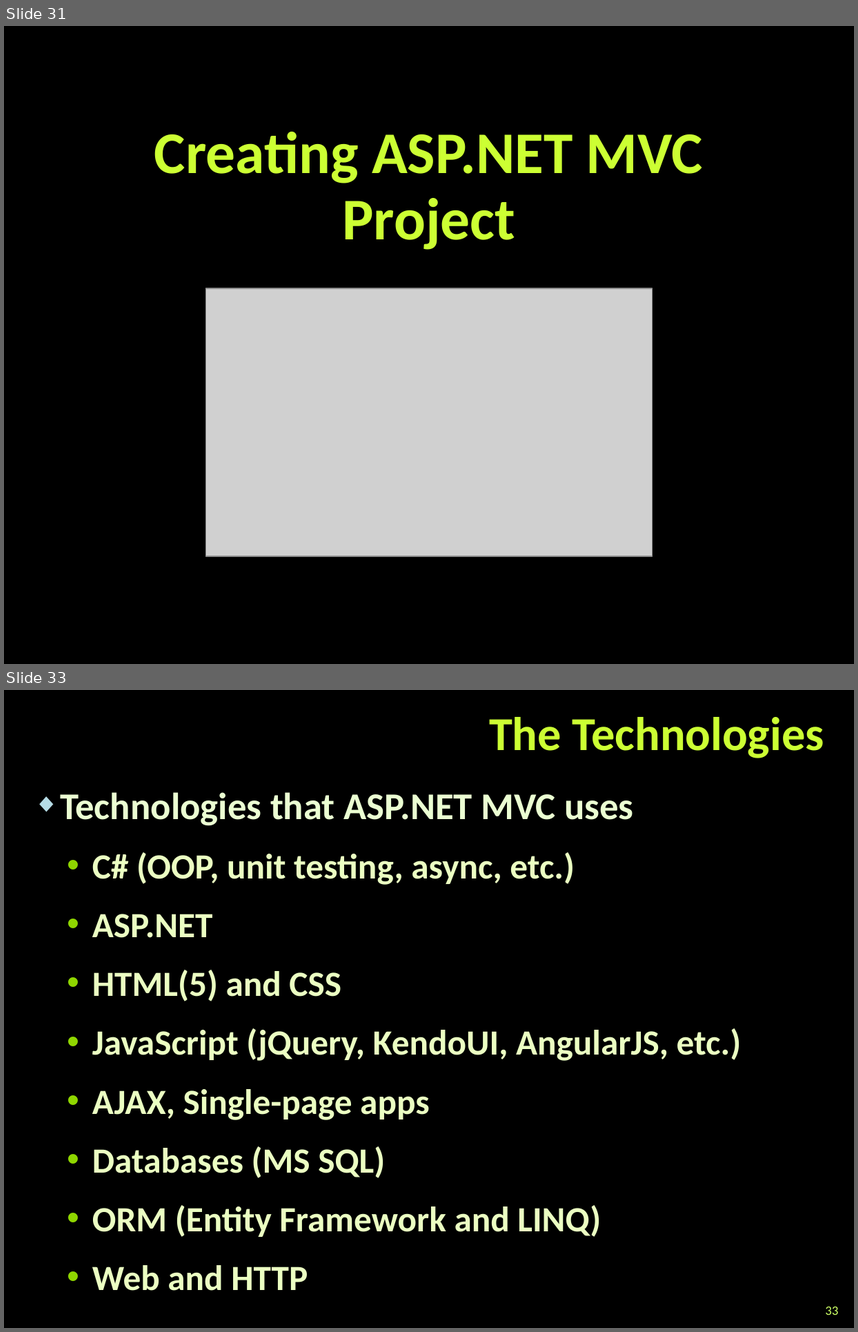
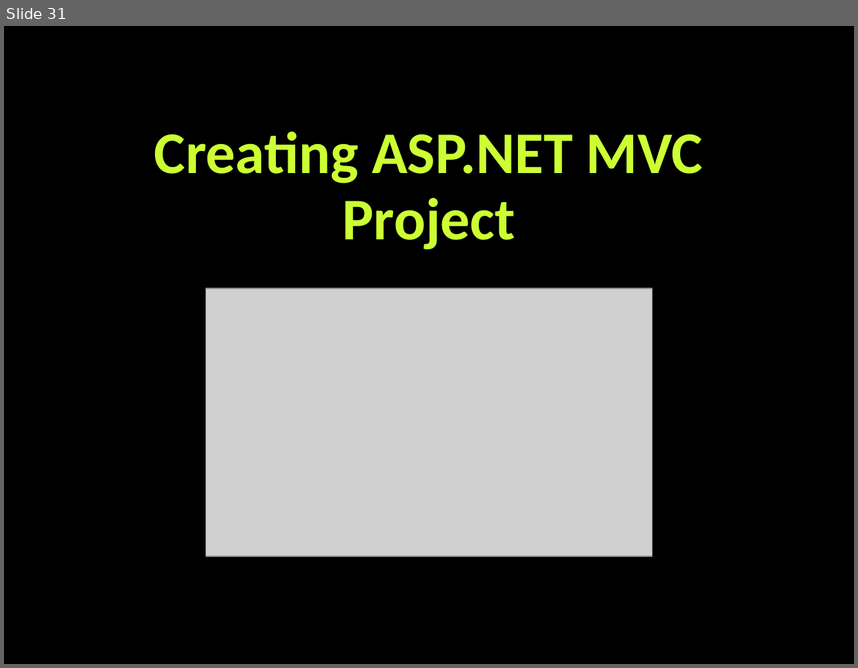
Before and after one commit to TelerikAcademy/ASP.NET-MVC, a slide deck: 01. Introduction-to-ASP.NET-MVC/Introduction to ASP.NET MVC.pptx. Shown one above the other, each under a label of ours: slides 31 and 33 before the commit, slide 31 after it; the slides between them are not shown. The pictures are 858x1332 and 858x668 pixels, drawn with LibreOffice and Linux fonts; fonts in the diff are those of the drawing; grey boxes stand for pictures; background and template pictures are left out. Boxes give left, top, right and bottom in pixels: in the first picture for what was removed or moved away, otherwise in the second. Text is boxed around its words. In the diff, an @@ line names an element or a change of style, - is before the commit and + after.

```diff
--- a/01. Introduction-to-ASP.NET-MVC/Introduction to ASP.NET MVC.pptx
+++ b/01. Introduction-to-ASP.NET-MVC/Introduction to ASP.NET MVC.pptx
@@ slide 33 removed at <box>4,690,854,1328</box>, background picture (left out) @@
@@ title removed at <box>489,717,824,758</box> @@
-The Technologies
@@ text removed at <box>60,792,742,1290</box> @@
-◆ Technologies that ASP.NET MVC uses
-  • C# (OOP, unit testing, async, etc.)
-  • ASP.NET
-  • HTML(5) and CSS
-  • JavaScript (jQuery, KendoUI, AngularJS, etc.)
-  • AJAX, Single-page apps
-  • Databases (MS SQL)
-  • ORM (Entity Framework and LINQ)
-  • Web and HTTP
@@ page number removed at <box>825,1306,838,1314</box> @@
-33
```
Also in this commit, not shown: 1 other slide removed, 2 other files.
